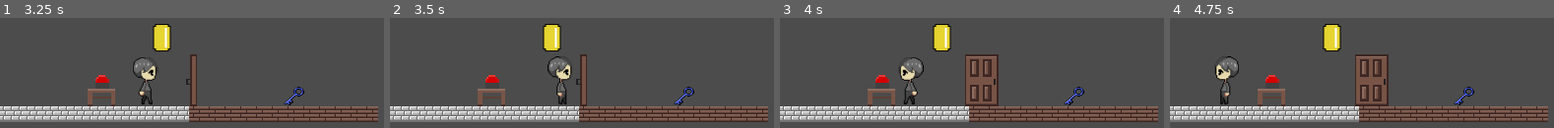
Above: before the commit, frames 1-4 (left to right).
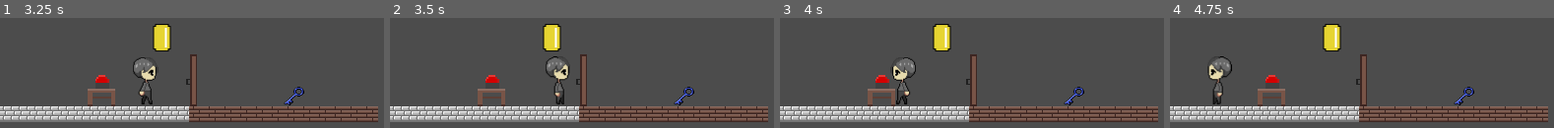
Above: after the commit, the same moments.

Repository: bkuon/Reverie
Game: Godot game, scene res://world.tscn
Same seed, same stepped clock (60 frames per second), same inputs: the game is played once before the commit and once after it.
Inputs:
- Up to frame 1 (3.25 s): tap Enter at 0.5 s; hold Right (ui_right) 0.53-1.28 s; tap Z every 0.75 s from 0.6 to 2.85 s; hold Left (ui_left) 1.28-2.03 s; hold Right (ui_right) from 2.03 s (still down)
- Up to frame 2 (3.5 s): keep holding Right (ui_right)
- Up to frame 3 (4 s): release Right (ui_right) at 3.53 s; hold Left (ui_left) from 3.53 s (still down); tap Z at 3.6 s
- Up to frame 4 (4.75 s): keep holding Left (ui_left); tap Z at 4.35 s

Frame 1 is identical in both runs. In frame 2, 1.1% of the frame differs, in the area x 40-48%, y 34-79%; in frame 3, 5.1%; in frame 4, 5.2%, in the area x 9-57%, y 33-81%.

Commit message:
fixed hitboxes for door

Diff:
--- a/world.tscn
+++ b/world.tscn
@@ -36,6 +36,8 @@
 
 [sub_resource type="RectangleShape2D" id=3]
 extents = Vector2( 16.5859, 10.0336 )
+
+[sub_resource type="RectangleShape2D" id=8]
 
 [sub_resource type="RectangleShape2D" id=4]
 extents = Vector2( 13.7324, 27.8863 )
@@ -114,7 +116,10 @@
 texture = ExtResource( 8 )
 
 [node name="CollisionShape2D" type="CollisionShape2D" parent="doorObject/doorObj"]
-position = Vector2( -160.984, 61.0124 )
+shape = SubResource( 8 )
+
+[node name="CollisionShape2D" type="CollisionShape2D" parent="doorObject"]
+position = Vector2( 196.944, 405.818 )
 shape = SubResource( 4 )
 
 [node name="Coin" type="Node2D" parent="."]
Not shown: 1 places in world.tscn that only renumber resources
